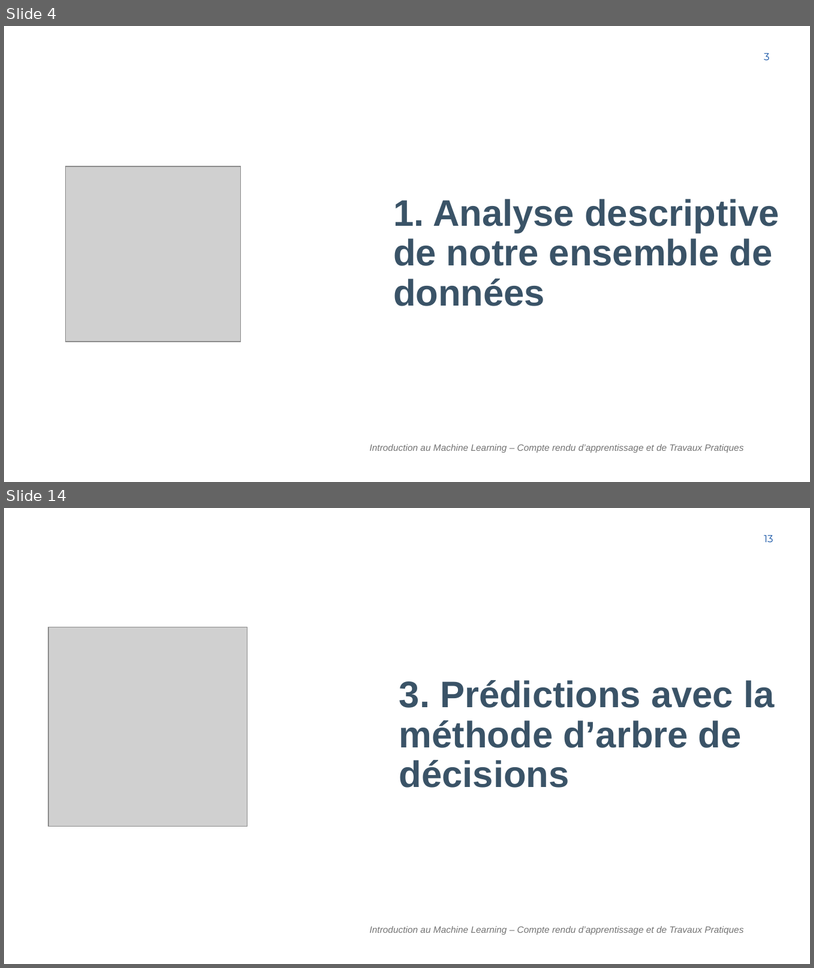
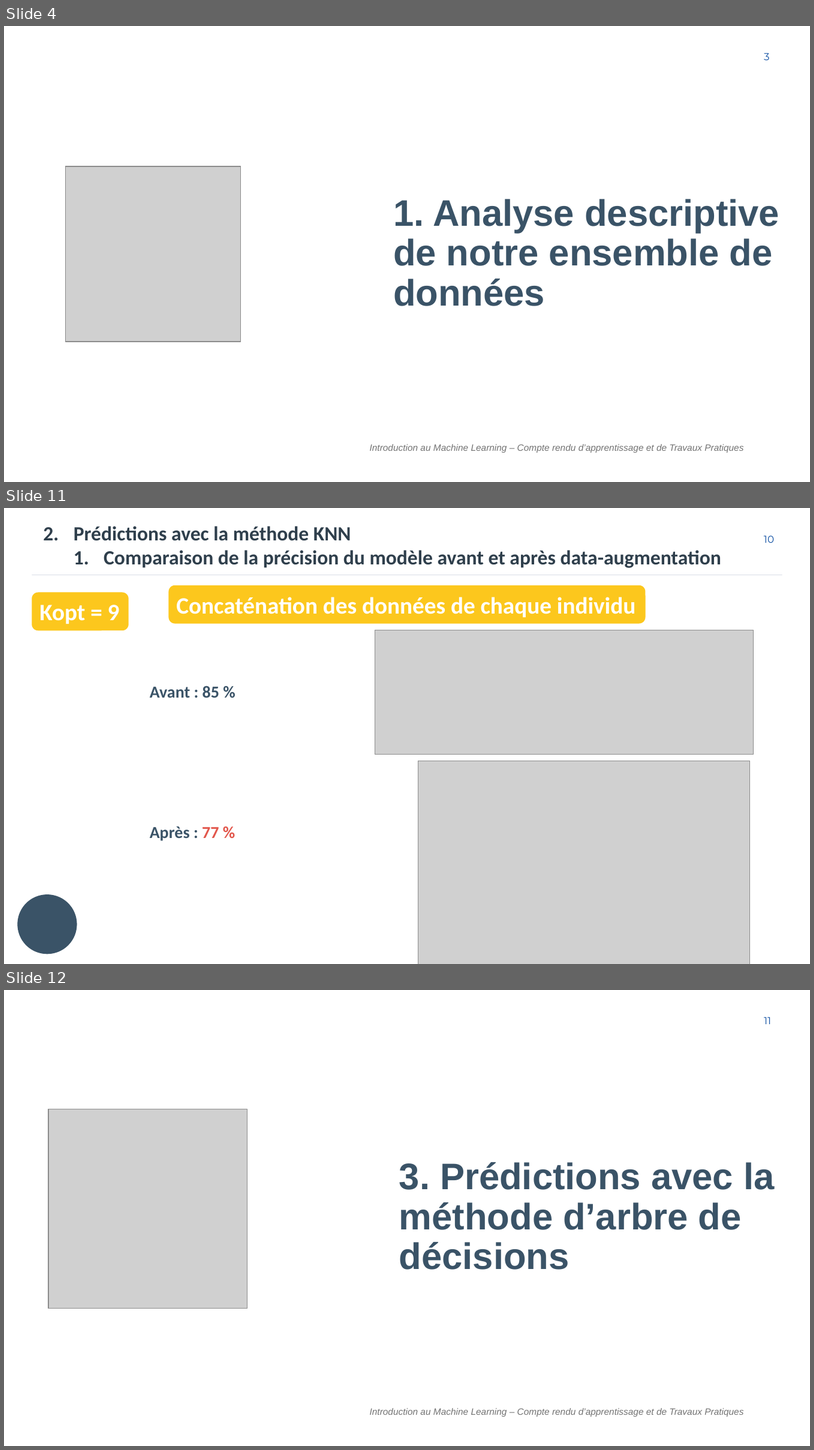
Before and after one commit to will-afs/IML, a slide deck: doc/Rapport.pptx. Shown one above the other, each under a label of ours: slides 4 and 14 before the commit, slides 4, 11 and 12 after it; the slides between them are not shown. The pictures are 814x968 and 814x1450 pixels, drawn with LibreOffice and Linux fonts; fonts in the diff are those of the drawing; grey boxes stand for pictures; background and template pictures are left out. Boxes give left, top, right and bottom in pixels: in the first picture for what was removed or moved away, otherwise in the second. Text is boxed around its words. In the diff, an @@ line names an element or a change of style, - is before the commit and + after.

```diff
--- a/doc/Rapport.pptx
+++ b/doc/Rapport.pptx
@@ slide 11 added at (4,508,810,964), background #FFFFFF @@
@@ text added at (74,526,722,568), 24 pt, text #2F3F4C, bold @@
+2. Prédictions avec la méthode KNN
+  1. Comparaison de la précision du modèle avant et après data-augmentation
@@ page number added at (764,536,774,543), 11.9 pt, text #1050A3 @@
+10
@@ line added from (32, 575) to (783, 575), #002060 0.5 pt @@
@@ rounded rectangle added at (32,592,129,630), fill #FCC71D, 28 pt, text #FFFFFF, bold @@
+Kopt = 9
@@ rounded rectangle added at (168,585,645,623), fill #FCC71D, 28 pt, text #FFFFFF, bold @@
+Concaténation des données de chaque individu
@@ picture added at (375,630,753,754) @@
@@ text added at (150,686,219,698), 20 pt, text #3A5367, bold @@
+Avant : 85 %
@@ picture added at (418,761,750,964) @@
@@ text added at (150,826,219,841), 20 pt, text #3A5367, bold @@
+Après : 77 %
@@ rectangle added at (350,876,473,949), fill #FFFFFF @@
@@ ellipse added at (17,894,77,954), fill #3A5367 @@
@@ what was slide 14 is now slide 12 @@
@@ page number at (764,1017,771,1024): text changed @@
-13
+11
```
Also in this commit, not shown: 12 slides changed, 6 other slides added, 6 slides removed, 26 other files.
